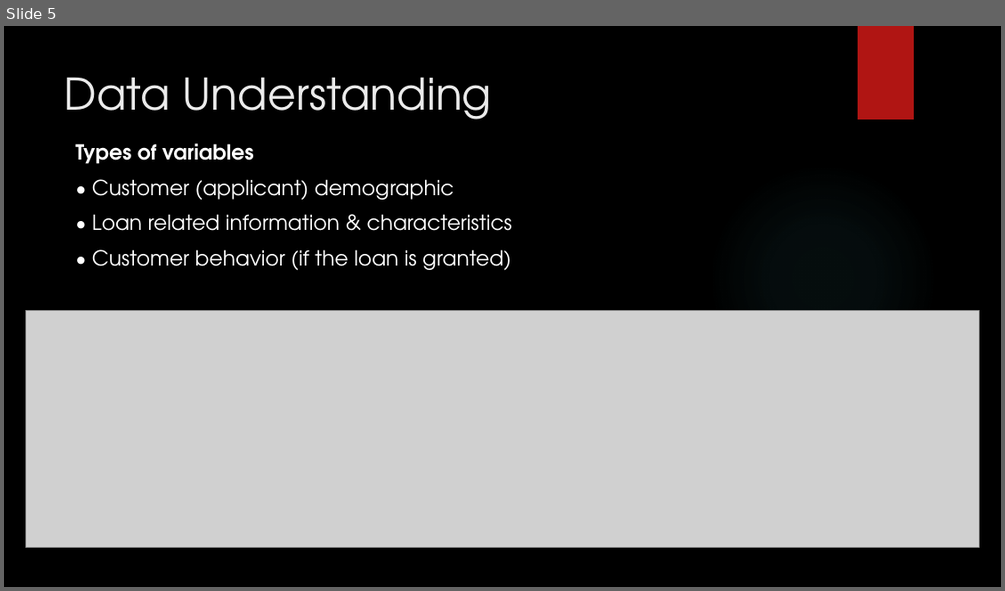
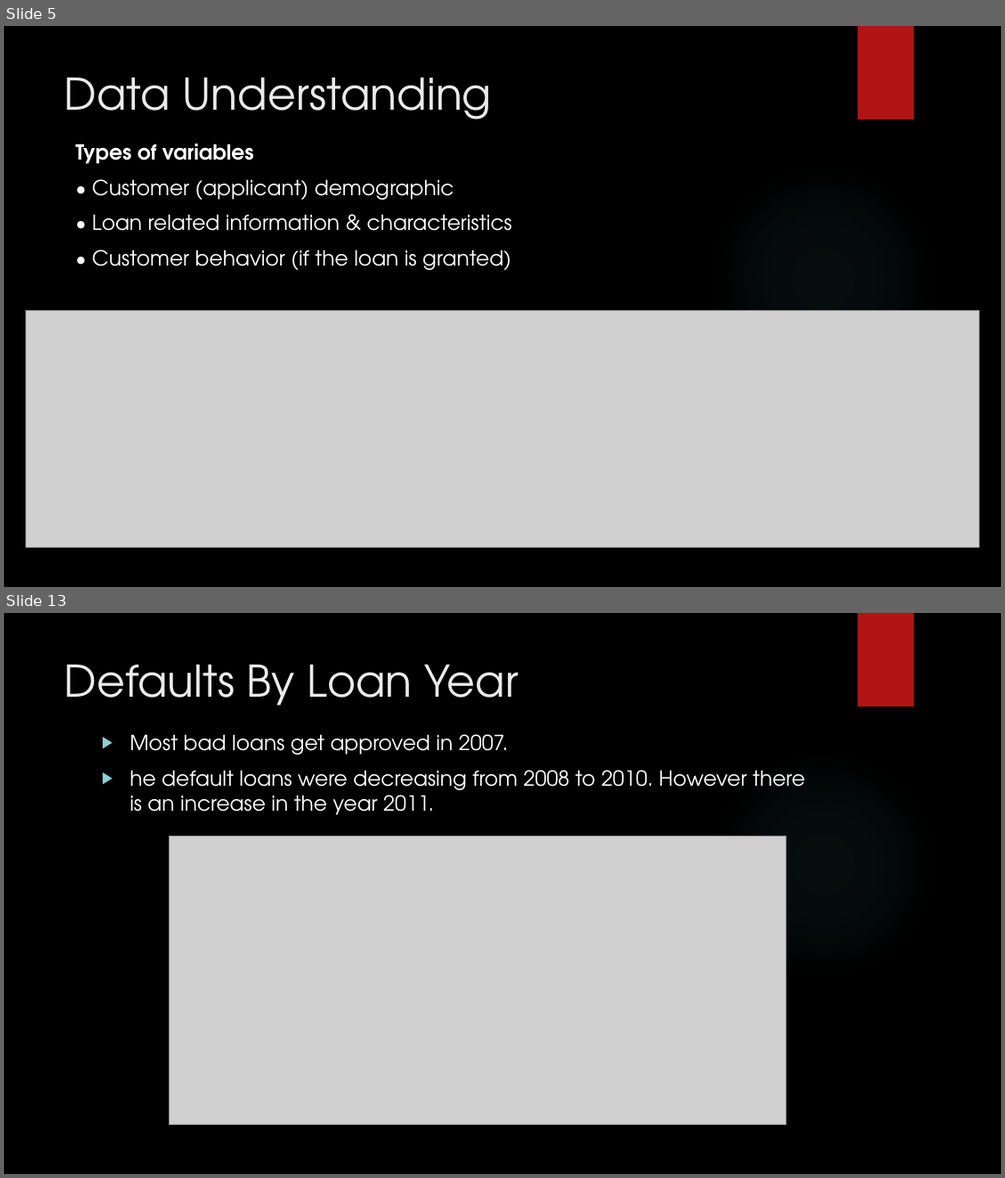
Before and after one commit to subhabrata-ghosh-1988/lending_club_case_study, a slide deck: Subhabrata_Ghosh_Lending_Club_Case_Study.pptx. Shown one above the other, each under a label of ours: slide 5 before the commit, slides 5 and 13 after it; the slides between them are not shown. The pictures are 1005x591 and 1005x1178 pixels, drawn with LibreOffice and Linux fonts; fonts in the diff are those of the drawing; grey boxes stand for pictures; background and template pictures are left out. Boxes give left, top, right and bottom in pixels: in the first picture for what was removed or moved away, otherwise in the second. Text is boxed around its words. In the diff, an @@ line names an element or a change of style, - is before the commit and + after.

```diff
--- a/Subhabrata_Ghosh_Lending_Club_Case_Study.pptx
+++ b/Subhabrata_Ghosh_Lending_Club_Case_Study.pptx
@@ slide 13 added at [4, 613, 1001, 1174], background picture (left out); not listed: 2 template elements that a slide beside it also shows @@
@@ title added at [65, 664, 518, 706], 42 pt, text #EBEBEB @@
+Defaults By Loan Year
@@ text added at [129, 734, 805, 815], 20 pt, text #FFFFFF @@
+▶ Most bad loans get approved in 2007.
+▶ he default loans were decreasing from 2008 to 2010. However there is an increase in the year 2011.
@@ picture added at [170, 835, 786, 1124] @@
```
Also in this commit, not shown: 18 other slides added, 2 other files.
